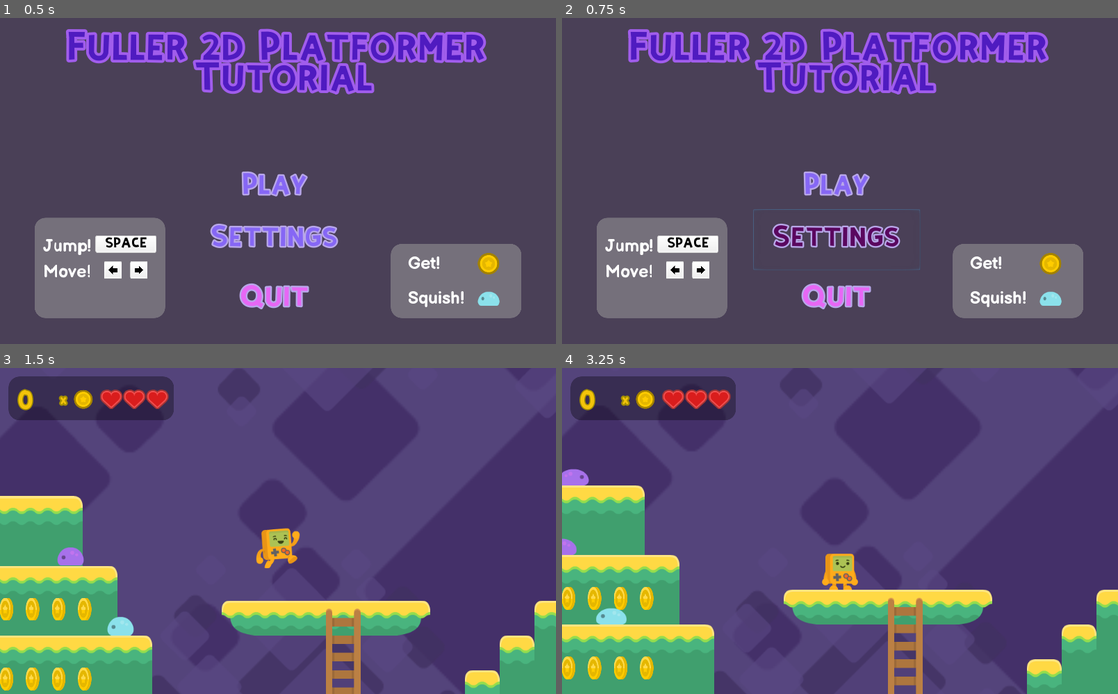
Above: before the commit, frames 1-4 (two rows, left to right).
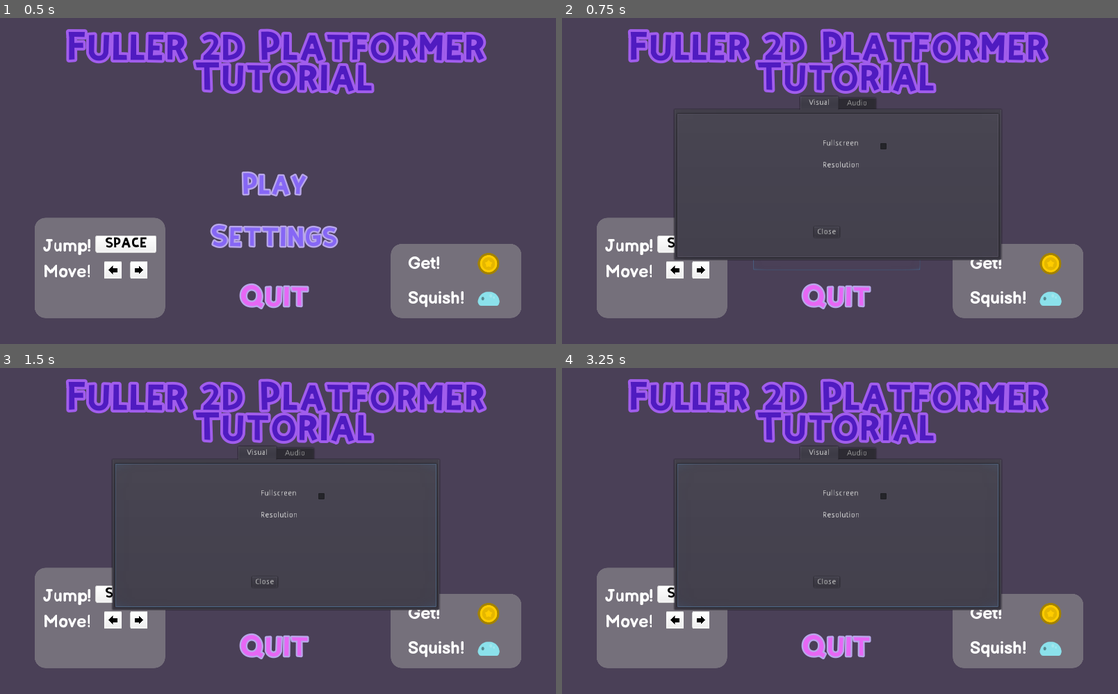
Above: after the commit, the same moments.

Repository: CrabbitSlater/Godot_2D_Tutorial_adv
Game: Godot game, scene res://Assets/TitleMenu.tscn
Two runs of this game, one before a commit and one after it. Both use one fixed random seed, a clock stepped at 60 frames per second and the inputs below.
Inputs (mouse positions are in pixels of both pictures, inside the frame that each line leads up to):
- Up to frame 1 (0.5 s): no input
- Up to frame 2 (0.75 s): click "Settings" at 0.5 s
- Up to frame 3 (1.5 s): click (278, 534) at 1.27 s
- Up to frame 4 (3.25 s): click (834, 537) at 2 s, where only the run after the commit has a clickable "Play"; click (834, 537) at 2.75 s, where only the run after the commit has a clickable "Play"

Frame 1 is identical in both runs. In frame 2, 4.6% of the frame differs, in the area x 20-80%, y 23-75%; in frame 3, 79%; in frame 4, 79%, in the area x 0-100%, y 0-100%.

Commit message:
continuing UI work- made the settings menu appear and dissapear- added SFX and Music buses, and changed the output of all the audiostreams I could find to the relevant bus Started work on pause menu and changed pause behavior to always process- need toa dd an animated widget so that the pause screen doesn't look 'frozen' Also need to figure out how to make tab containers non-clickable as v irritating

Diff:
--- a/Assets/Coin/Coin.tscn
+++ b/Assets/Coin/Coin.tscn
@@ -54,12 +54,13 @@
 scale = Vector2( 0.5, 0.5 )
 frames = ExtResource( 1 )
 animation = "New Anim 1"
-frame = 2
+frame = 1
 playing = true
 
 [node name="SoundCoinCollect" type="AudioStreamPlayer" parent="."]
 stream = ExtResource( 3 )
 volume_db = -5.0
+bus = "SFX"
 
 [connection signal="body_entered" from="." to="." method="_on_Coin_body_entered"]
 [connection signal="animation_finished" from="AnimationPlayer" to="." method="_on_AnimationPlayer_animation_finished"]
--- a/Assets/Enemy/Enemy.tscn
+++ b/Assets/Enemy/Enemy.tscn
@@ -58,6 +58,7 @@
 [node name="SoundSquash" type="AudioStreamPlayer" parent="."]
 stream = ExtResource( 3 )
 volume_db = -5.0
+bus = "SFX"
 
 [connection signal="body_entered" from="TopChecker" to="." method="_on_TopChecker_body_entered"]
 [connection signal="body_entered" from="SidesChecker" to="." method="_on_SidesChecker_body_entered"]
--- a/Assets/Fireball/Fireball.tscn
+++ b/Assets/Fireball/Fireball.tscn
@@ -30,6 +30,7 @@
 stream = ExtResource( 3 )
 volume_db = -10.0
 pitch_scale = 1.5
+bus = "SFX"
 
 [connection signal="screen_exited" from="VisibilityNotifier2D" to="." method="_on_VisibilityNotifier2D_screen_exited"]
 [connection signal="timeout" from="Timer" to="." method="_on_Timer_timeout"]
--- a/Assets/Levels/Test_Level.tscn
+++ b/Assets/Levels/Test_Level.tscn
@@ -87,6 +87,13 @@
 outline_size = 2
 font_data = ExtResource( 8 )
 
+[sub_resource type="StyleBoxFlat" id=14]
+bg_color = Color( 0.203922, 0.2, 0.2, 0.796078 )
+corner_radius_top_left = 20
+corner_radius_top_right = 20
+corner_radius_bottom_right = 20
+corner_radius_bottom_left = 20
+
 [node name="Test_Level" type="Node2D"]
 
 [node name="ParallaxBackground" type="ParallaxBackground" parent="."]
@@ -295,6 +302,26 @@
 expand = true
 stretch_mode = 2
 
+[node name="PauseMenu" type="Panel" parent="HUD"]
+pause_mode = 2
+visible = false
+margin_left = 256.0
+margin_top = 157.0
+margin_right = 856.0
+margin_bottom = 457.0
+custom_styles/panel = SubResource( 14 )
+
+[node name="Button" type="Button" parent="HUD/PauseMenu"]
+margin_left = 260.0
+margin_top = 251.0
+margin_right = 324.0
+margin_bottom = 271.0
+text = "Resume"
+
+[node name="Animated Widget" type="TextureRect" parent="HUD/PauseMenu"]
+margin_right = 40.0
+margin_bottom = 40.0
+
 [node name="Ladder_Tops" type="Node2D" parent="."]
 position = Vector2( 64, 0 )
 
@@ -321,6 +348,7 @@
 stream = ExtResource( 11 )
 volume_db = -12.0
 autoplay = true
+bus = "Music"
 
 [connection signal="body_entered" from="Fall_Zone" to="Steve" method="_on_Fall_Zone_body_entered"]
 [connection signal="coin_collected" from="Coin_Container/Coin" to="HUD" method="_on_coin_collected"]
--- a/Assets/PlayButton.gd
+++ b/Assets/PlayButton.gd
@@ -1,8 +1 @@
 extends Button
-
-
-
-
-func _on_PlayButton_pressed():
-	Global.new_game()
-	get_tree().change_scene("res://Assets/Levels/Test_Level.tscn")
--- a/Assets/Steve/Steve.tscn
+++ b/Assets/Steve/Steve.tscn
@@ -35,6 +35,7 @@
 stream = ExtResource( 3 )
 volume_db = -10.0
 pitch_scale = 1.28
+bus = "SFX"
 
 [node name="WallChecker" type="RayCast2D" parent="."]
 position = Vector2( 0, 10 )
--- /dev/null
+++ b/Assets/TitleMenu.gd
@@ -0,0 +1,15 @@
+extends Control
+
+
+
+func _on_PlayButton_pressed():
+	Global.new_game()
+	get_tree().change_scene("res://Assets/Levels/Test_Level.tscn")
+
+
+func _on_SettingsButton_pressed():
+	$Settings_tabs.visible=true
+
+
+func _on_SettingsCloseButton_pressed():
+	$Settings_tabs.visible=false
--- a/Assets/TitleMenu.tscn
+++ b/Assets/TitleMenu.tscn
@@ -2,12 +2,12 @@
 
 [ext_resource path="res://Assets/UI/UI_Img/grey_button04.png" type="Texture" id=1]
 [ext_resource path="res://Assets/UI/Fonts/KiriFont.ttf" type="DynamicFontData" id=2]
-[ext_resource path="res://Assets/PlayButton.gd" type="Script" id=3]
 [ext_resource path="res://Assets/UI/UI_Img/arrow-UP.png" type="Texture" id=4]
 [ext_resource path="res://Assets/Audio/music/Swinging Pants.ogg" type="AudioStream" id=5]
 [ext_resource path="res://Assets/UI/UI_Img/coin_gold.png" type="Texture" id=6]
 [ext_resource path="res://Assets/Enemy/Sprites/slimeBlue_blue.png" type="Texture" id=7]
 [ext_resource path="res://Assets/UI/Fonts/BalsamiqSans-Bold.ttf" type="DynamicFontData" id=8]
+[ext_resource path="res://Assets/TitleMenu.gd" type="Script" id=9]
 
 [sub_resource type="DynamicFont" id=1]
 size = 55
@@ -40,6 +40,7 @@
 [node name="TitleMenu" type="Control"]
 anchor_right = 1.0
 anchor_bottom = 1.0
+script = ExtResource( 9 )
 
 [node name="ColorRect" type="ColorRect" parent="."]
 margin_right = 1024.0
@@ -196,7 +197,6 @@
 custom_fonts/font = SubResource( 3 )
 text = "Play"
 flat = true
-script = ExtResource( 3 )
 
 [node name="QuitButton" type="Button" parent="."]
 margin_left = 352.0
@@ -210,7 +210,7 @@
 text = "Quit"
 flat = true
 
-[node name="SettingsButton2" type="Button" parent="."]
+[node name="SettingsButton" type="Button" parent="."]
 margin_left = 352.0
 margin_top = 352.0
 margin_right = 660.0
@@ -226,25 +226,20 @@
 stream = ExtResource( 5 )
 volume_db = -10.0
 autoplay = true
-
-[node name="Popup" type="Popup" parent="."]
-visible = true
-margin_left = 480.0
-margin_top = 256.0
-margin_right = 520.0
-margin_bottom = 296.0
-
-[node name="Settings_tabs" type="TabContainer" parent="Popup"]
+bus = "Music"
+
+[node name="Settings_tabs" type="TabContainer" parent="."]
+visible = false
 anchor_left = -12.0
 anchor_top = -6.4
 anchor_right = 13.6
 anchor_bottom = 8.6
-margin_left = 208.0
-margin_top = 144.0
-margin_right = -176.0
-margin_bottom = -138.0
-
-[node name="Visual" type="Button" parent="Popup/Settings_tabs"]
+margin_left = 12496.0
+margin_top = 3984.0
+margin_right = -13118.4
+margin_bottom = -4716.0
+
+[node name="Visual" type="Button" parent="Settings_tabs"]
 anchor_right = 1.0
 anchor_bottom = 1.0
 margin_left = 4.0
@@ -252,24 +247,42 @@
 margin_right = -4.0
 margin_bottom = -4.0
 
-[node name="Fullscreen" type="Control" parent="Popup/Settings_tabs/Visual"]
+[node name="Fullscreen" type="Control" parent="Settings_tabs/Visual"]
 margin_left = 268.0
 margin_top = 48.0
 margin_right = 308.0
 margin_bottom = 88.0
 
-[node name="FullscreenCheck" type="CheckBox" parent="Popup/Settings_tabs/Visual/Fullscreen"]
+[node name="FullscreenCheck" type="CheckBox" parent="Settings_tabs/Visual/Fullscreen"]
 margin_left = 100.0
 margin_right = 124.0
 margin_bottom = 24.0
 
-[node name="Fullscreen" type="Label" parent="Popup/Settings_tabs/Visual/Fullscreen"]
+[node name="Fullscreen" type="Label" parent="Settings_tabs/Visual/Fullscreen"]
 margin_right = 66.0
 margin_bottom = 14.0
 text = "Fullscreen"
 
-[node name="Audio" type="Button" parent="Popup/Settings_tabs"]
-visible = false
+[node name="Resolution" type="Control" parent="Settings_tabs/Visual"]
+margin_left = 268.0
+margin_top = 88.0
+margin_right = 308.0
+margin_bottom = 128.0
+
+[node name="Resolution Label" type="Label" parent="Settings_tabs/Visual/Resolution"]
+margin_right = 68.0
+margin_bottom = 31.0
+text = "Resolution
+"
+
+[node name="SettingsCloseButton2" type="Button" parent="Settings_tabs/Visual"]
+margin_left = 252.0
+margin_top = 208.0
+margin_right = 299.0
+margin_bottom = 228.0
+text = "Close"
+
+[node name="Audio" type="Button" parent="Settings_tabs"]
 anchor_right = 1.0
 anchor_bottom = 1.0
 margin_left = 4.0
@@ -277,6 +290,83 @@
 margin_right = -4.0
 margin_bottom = -4.0
 
-[connection signal="pressed" from="PlayButton" to="PlayButton" method="_on_PlayButton_pressed"]
+[node name="Music Vol" type="Control" parent="Settings_tabs/Audio"]
+margin_left = 268.0
+margin_top = 48.0
+margin_right = 308.0
+margin_bottom = 88.0
+
+[node name="Music Mute Check" type="CheckBox" parent="Settings_tabs/Audio/Music Vol"]
+margin_left = 96.0
+margin_right = 120.0
+margin_bottom = 24.0
+
+[node name="Music Label" type="Label" parent="Settings_tabs/Audio/Music Vol"]
+margin_left = -160.0
+margin_right = -94.0
+margin_bottom = 31.0
+text = "Music Vol
+"
+
+[node name="MuteLabel" type="Label" parent="Settings_tabs/Audio/Music Vol"]
+margin_left = 128.0
+margin_right = 194.0
+margin_bottom = 48.0
+text = "Mute
+
+"
+
+[node name="MusicVolSlider" type="HSlider" parent="Settings_tabs/Audio/Music Vol"]
+margin_left = -80.0
+margin_right = 80.0
+margin_bottom = 16.0
+max_value = 1.0
+step = 0.01
+tick_count = 10
+
+[node name="SFX" type="Control" parent="Settings_tabs/Audio"]
+margin_left = 268.0
+margin_top = 88.0
+margin_right = 308.0
+margin_bottom = 128.0
+
+[node name="SFX Mute Check" type="CheckBox" parent="Settings_tabs/Audio/SFX"]
+margin_left = 96.0
+margin_right = 120.0
+margin_bottom = 24.0
+
+[node name="SFX Label" type="Label" parent="Settings_tabs/Audio/SFX"]
+margin_left = -160.0
+margin_right = -94.0
+margin_bottom = 31.0
+text = "SFX Vol
+"
+
+[node name="MuteLabel" type="Label" parent="Settings_tabs/Audio/SFX"]
+margin_left = 128.0
+margin_right = 194.0
+margin_bottom = 48.0
+text = "Mute
+
+"
+
+[node name="MusicVolSlider" type="HSlider" parent="Settings_tabs/Audio/SFX"]
+margin_left = -80.0
+margin_right = 80.0
+margin_bottom = 16.0
+max_value = 1.0
+step = 0.01
+tick_count = 10
+
+[node name="SettingsCloseButton" type="Button" parent="Settings_tabs/Audio"]
+margin_left = 252.0
+margin_top = 208.0
+margin_right = 299.0
+margin_bottom = 228.0
+text = "Close"
+
+[connection signal="pressed" from="PlayButton" to="." method="_on_PlayButton_pressed"]
 [connection signal="pressed" from="QuitButton" to="QuitButton" method="_on_PlayButton_pressed"]
-[connection signal="pressed" from="SettingsButton2" to="SettingsButton2" method="_on_PlayButton_pressed"]
+[connection signal="pressed" from="SettingsButton" to="." method="_on_SettingsButton_pressed"]
+[connection signal="pressed" from="Settings_tabs/Visual/SettingsCloseButton2" to="." method="_on_SettingsCloseButton_pressed"]
+[connection signal="pressed" from="Settings_tabs/Audio/SettingsCloseButton" to="." method="_on_SettingsCloseButton_pressed"]
--- /dev/null
+++ b/default_bus_layout.tres
@@ -0,0 +1,15 @@
+[gd_resource type="AudioBusLayout" format=2]
+
+[resource]
+bus/1/name = "Music"
+bus/1/solo = false
+bus/1/mute = false
+bus/1/bypass_fx = false
+bus/1/volume_db = 0.0
+bus/1/send = "Master"
+bus/2/name = "SFX"
+bus/2/solo = false
+bus/2/mute = false
+bus/2/bypass_fx = false
+bus/2/volume_db = 0.0
+bus/2/send = "Master"
--- a/project.godot
+++ b/project.godot
@@ -64,6 +64,11 @@
 "events": [ Object(InputEventKey,"resource_local_to_scene":false,"resource_name":"","device":0,"alt":false,"shift":false,"control":false,"meta":false,"command":false,"pressed":false,"scancode":0,"physical_scancode":83,"unicode":0,"echo":false,"script":null)
  ]
 }
+Pause_menu={
+"deadzone": 0.5,
+"events": [ Object(InputEventKey,"resource_local_to_scene":false,"resource_name":"","device":0,"alt":false,"shift":false,"control":false,"meta":false,"command":false,"pressed":false,"scancode":0,"physical_scancode":16777217,"unicode":0,"echo":false,"script":null)
+ ]
+}
 
 [layer_names]
 
Not shown: 1 places in Assets/Levels/Test_Level.tscn that only renumber resources
